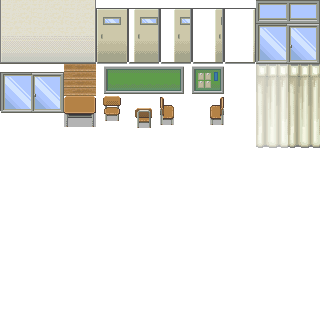
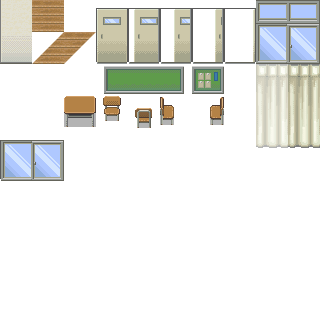
Two versions of the same layered image (320x320). Layer-by-layer changes:
painted on "school.png" over <box>0,0,96,181</box>
